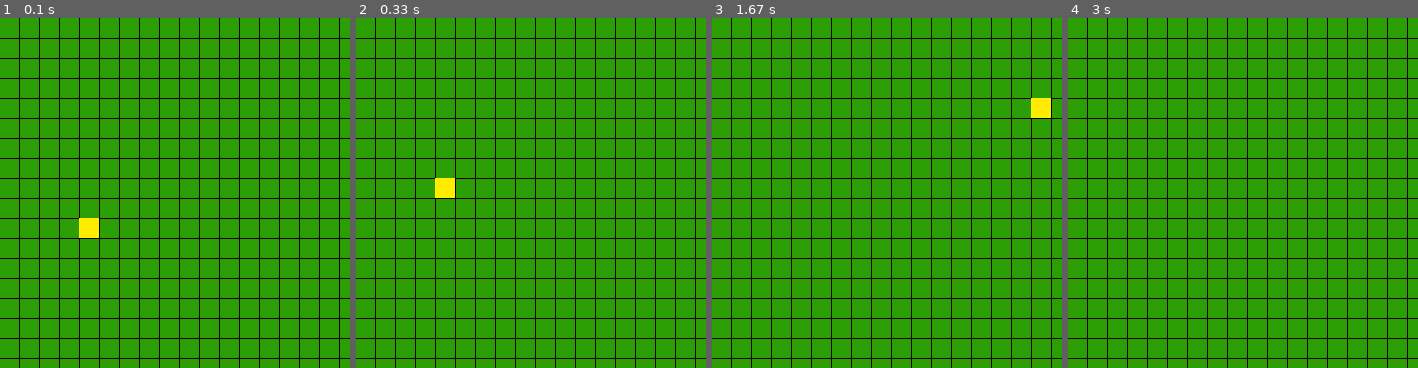
Above: before the commit, frames 1-4 (left to right).
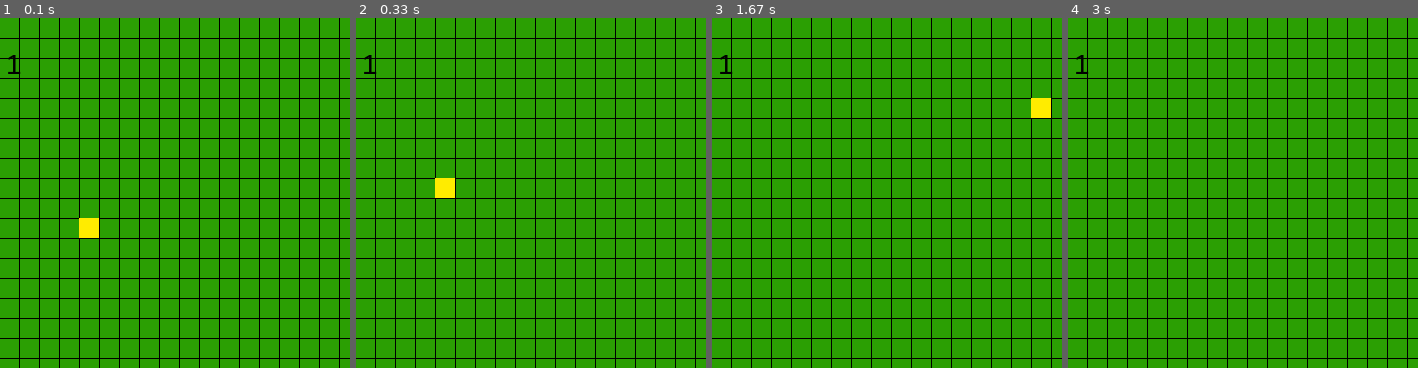
Above: after the commit, the same moments.

Repository: Lolretta/Proyecto_Snake
Game: pygame game, started from Snake.py
The game is run twice, just before and just after one commit, with the same random seed, the same clock (stepped at 60 frames per second) and the same inputs.
Inputs:
- Up to frame 1 (0.1 s): no input
- Up to frame 2 (0.33 s): no input
- Up to frame 3 (1.67 s): hold Right 0.33-0.8 s; hold Up 0.83-1.13 s; hold Right 1.17-1.63 s
- Up to frame 4 (3 s): hold Left 1.67-2.2 s; hold Down 2.23-2.53 s; hold Left 2.57-2.97 s
The pictures show only the part of the screen within x 20-70%, y 0-50%; the shares and areas given below are measured in that part.

The runs differ from the first frame. In frame 1, less than 0.1% of the frame differs, in the area x 2-6%, y 10-16%; in frame 2, less than 0.1%; in frame 3, less than 0.1%; in frame 4, less than 0.1%.

Commit message:
commit on main

Diff:
--- a/Snake.py
+++ b/Snake.py
@@ -1,6 +1,8 @@
 import random
 import sys
 import pygame
+import tkinter as tk
+from tkinter import messagebox as mBox
 
 HEIGHT = 700
 WIDTH = 700
@@ -11,10 +13,7 @@
 GREEN = (43, 159, 3)
 GRID_SIZE = 20
 
-#Hola ivan
-#Hola ester
-#Hola chicos estamos githubteando
-#Esta es la segunda prueba de subida
+
 class Snake:
 
     def __init__(self):
@@ -109,6 +108,8 @@
 
             pygame.draw.rect(window, PURPLE, [body[0], body[1], 20, 20])
 
+        self.check_error(window)
+
     def check_valid_movement(self, next_mov):
 
         if next_mov in self.incorrect_movements[self.actual_movements]:
@@ -135,6 +136,30 @@
         self.snake_body.insert(0, list(value))
         self.draw_snake(window)
 
+    def check_error(self, window):
+        if self.get_snake_head() in self.snake_body[2:]:
+            self.reset()
+
+    def reset(self):
+        message(self.length)
+        self.snake_body=[[220,220]]
+        self.actual_movements=random.choice(["right","left","up","down"])
+        if self.length>self.temp_score:
+            self.temp_score=self.length
+            self.best_score=self.length
+        self.length=1
+
+def message(score):
+    root=tk.Tk()
+    root.withdraw()
+    mBox.showerror("YOU LOST",f"Your score is: {score}")
+    try:
+        root.destroy()
+    except:
+        pass
+
+
+
 class Food:
 
     def __init__(self):
@@ -157,6 +182,10 @@
         food.draw_food(window)
 
         snake.length += 1
+
+        if snake.length> snake.best_score:
+            snake.best_score+=1
+
 
 def draw_grid(window):
     window.fill(GREEN)
@@ -193,7 +222,7 @@
 
         score = game_font.render(f"Score {snake.length}", True, BLACK)
         window.blit(score, (5, 0))
-        best_score = game_font.render("Best score", True, BLACK)
+        best_score = game_font.render(f"Best score {snake.best_score}", True, BLACK)
         window.blit(best_score, (5, 30))
 
         food.draw_food(window)
